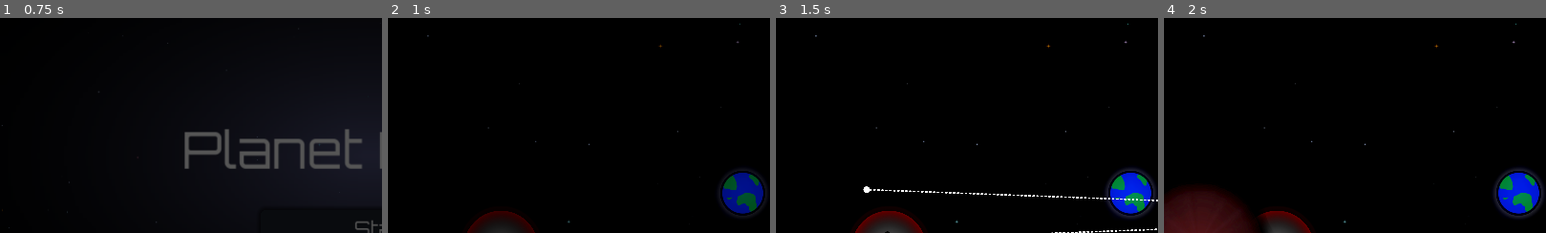
Above: before the commit, frames 1-4 (left to right).
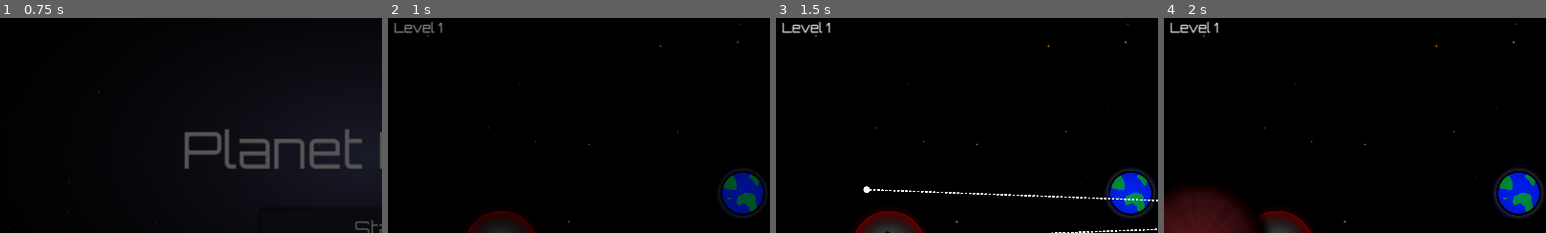
Above: after the commit, the same moments.

Repository: Afterglow375/godot_jam_03
Game: Godot game, scene res://scenes/ui/main_menu.tscn
Same seed, same stepped clock (60 frames per second), same inputs: the game is played once before the commit and once after it.
Inputs (mouse positions are % of the whole screen's width and height, from its top left):
- Up to frame 1 (0.75 s): click "Start" at 0.5 s
- Up to frame 2 (1 s): no input
- Up to frame 3 (1.5 s): tap Enter at 1.25 s; drag from (15, 53) to (78, 58) at 1.27 s
- Up to frame 4 (2 s): no input
The pictures show only the part of the screen within x 0-50%, y 0-50%; the shares and areas given below are measured in that part.

Frame 1 is identical in both runs. In frame 2, 0.3% of the frame differs, in the area x 1-15%, y 1-8%; in frame 3, 0.3%; in frame 4, 0.3%.

Commit message:
Show level number in HUD and victory screen

Diff:
--- a/scenes/ui/HUD.tscn
+++ b/scenes/ui/HUD.tscn
@@ -76,3 +76,19 @@
 theme_override_styles/background = SubResource("StyleBoxFlat_va55n")
 theme_override_styles/fill = SubResource("StyleBoxFlat_6npkm")
 max_value = 500.0
+
+[node name="LevelContainer" type="MarginContainer" parent="."]
+offset_right = 1000.0
+offset_bottom = 100.0
+mouse_filter = 2
+theme_override_constants/margin_left = 30
+theme_override_constants/margin_top = 0
+
+[node name="LevelLabel" type="Label" parent="LevelContainer"]
+custom_minimum_size = Vector2(300, 0)
+layout_mode = 2
+theme_override_colors/font_outline_color = Color(0, 0, 0, 1)
+theme_override_constants/outline_size = 10
+theme_override_font_sizes/font_size = 64
+text = "Level 1"
+vertical_alignment = 1
--- a/scripts/systems/level.gd
+++ b/scripts/systems/level.gd
@@ -20,6 +20,9 @@
 
 	# Deferred to ensure nodes are ready
 	call_deferred("connect_signals")
+
+	var level_number: int = get_current_level_number()
+	update_level_labels(level_number)
 
 # Connect signals once the level is fully set up
 func connect_signals() -> void:
@@ -121,3 +124,24 @@
 
 func _on_bonus_points_changed(points: int) -> void:
 	bonus_points = points
+
+func update_level_labels(level_number: int) -> void:
+	var level_label: Label = $UI/HUD/LevelContainer/LevelLabel
+
+	level_label.text = "Level " + str(level_number)
+
+	# Also update the win popup label
+	var win_label: Label = $UI/WinPopup/Panel/VBoxContainer/Label
+	win_label.text = "Level " + str(level_number) + " Cleared!"
+
+# Helper function to get the current level number from scene path
+func get_current_level_number() -> int:
+	var current_scene_path: String = get_tree().current_scene.scene_file_path
+	var level_number: int = 0
+
+	if "level_" in current_scene_path:
+		var parts: Array = current_scene_path.get_file().replace(".tscn", "").split("_")
+		if parts.size() > 1:
+			level_number = parts[1].to_int()
+
+	return level_number
Not shown: 1 places in scenes/levels/level_2.tscn that only renumber resources
Not shown: 2 places in scenes/ui/main_menu.tscn that only renumber resources
